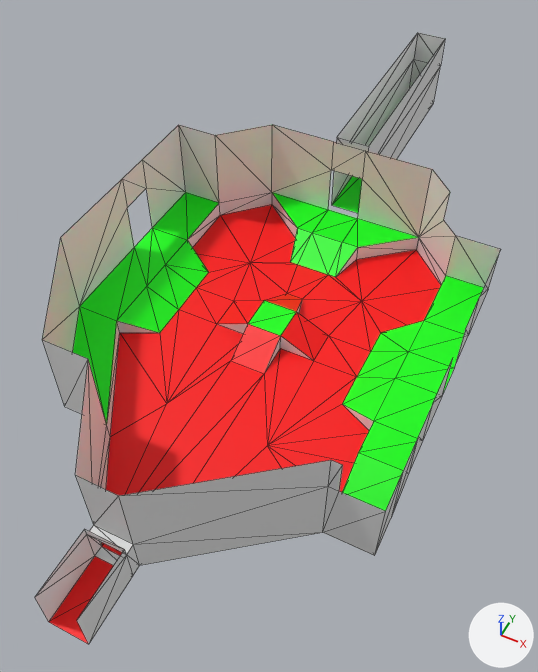
One commit to the glTF model Voronomir/Assets/Modelos/Mundos/M1E1/Sala1.glb: the scene before it, then after it.
Rendered twice from a camera (50 mm lens) standing at (24.8, -50.4, 61.8) and looking at (0.1, -1.1, 0.1). Arrows for +X, +Y and +Z are at lower right; the lights stay in place. Mesh edges are drawn as thin lines. Vertices at the same position are counted once.

In view in the first picture: 'Sala1'.
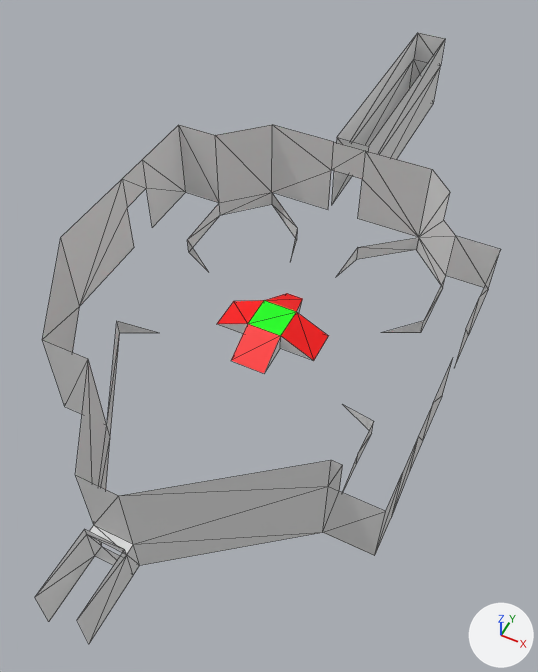
Scene script edits in JSON lines:
```json
{"block": "me_sala1", "where": "# used by ob_sala1; location = (0.0, 0.0, 0.0)"}
{"op": "remove", "block": "me_sala1", "code": "me_sala1.from_pydata(...)  # 137 vertices, 227 faces; spans x -20.0..20.0, y -37.5..50.0, z 0.0..12.0"}
{"op": "add", "block": "me_sala1", "code": "me_sala1.from_pydata(...)  # 121 vertices, 128 faces; spans x -20.0..20.0, y -37.5..50.0, z 0.0..12.0"}
{"block": "me_sala1", "change": "me_sala1 part 1"}
{"block": "me_sala1", "change": "16 vertices are removed from x -15.0..15.0, y -14.0..15.0, z 0.0..2.0"}
{"block": "me_sala1", "change": "99 faces are deleted"}
```

Boxes (x1, y1, x2, y2) around the edits, measured in the pictures (538 x 672 px):
```json
{"part": 1, "of": "me_sala1", "change": "deleted", "before": [49, 176, 483, 644]}
```
